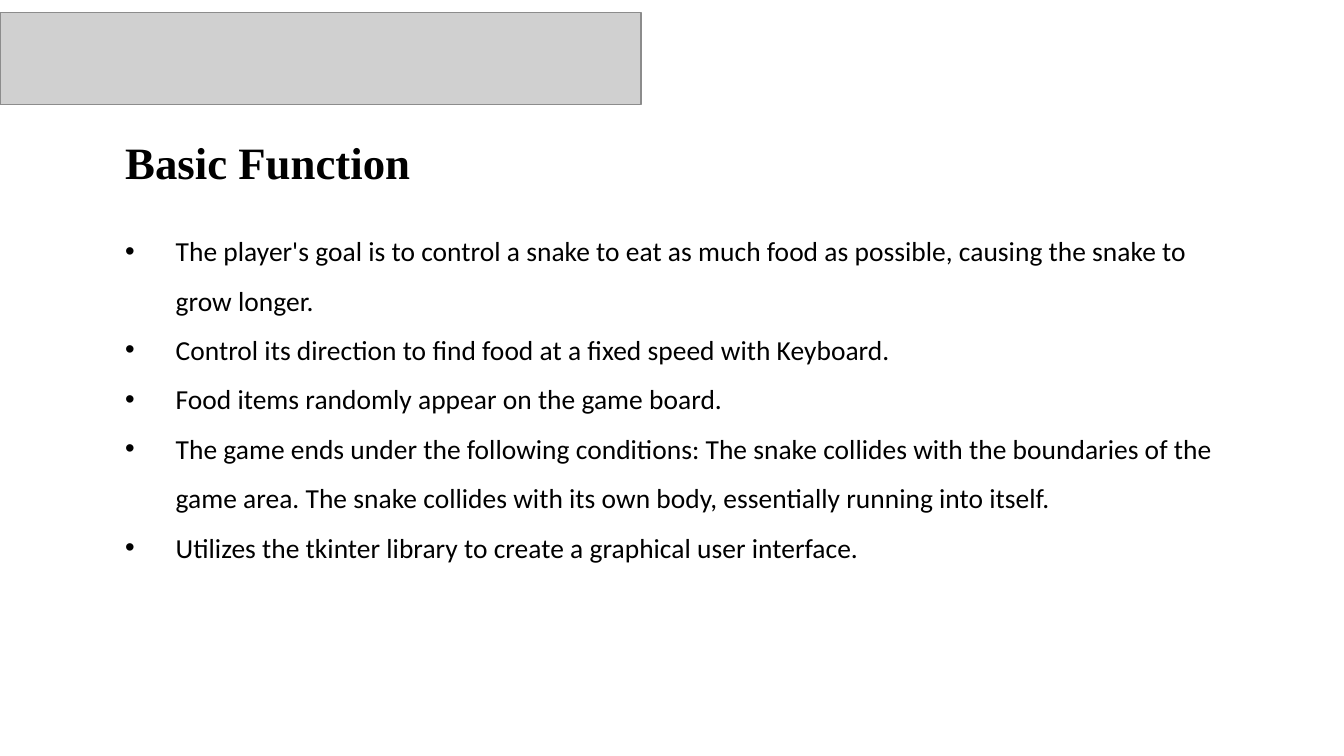
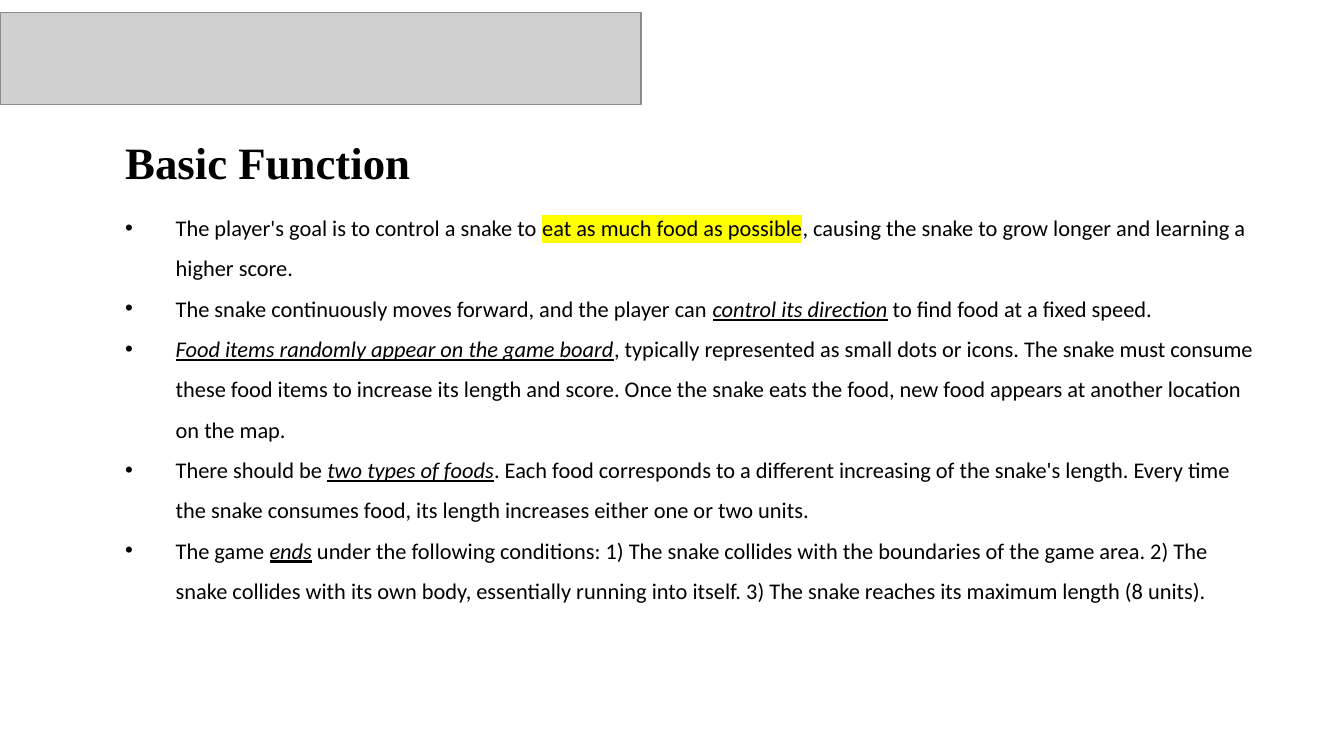
Before and after one commit to Guiliang/courses, a slide deck: slide 2 of cuhk-csc-1004/slides/CSC1004 Tutorial 8.pptx. Drawn at 1344x756 pixels with LibreOffice and Linux fonts; fonts in the diff are those of the drawing; grey boxes stand for pictures; background and template pictures are left out. Boxes give left, top, right and bottom in pixels: in the first picture for what was removed or moved away, otherwise in the second. Text is boxed around its words. In the diff, an @@ line names an element or a change of style, - is before the commit and + after.

```diff
--- a/cuhk-csc-1004/slides/CSC1004 Tutorial 8.pptx
+++ b/cuhk-csc-1004/slides/CSC1004 Tutorial 8.pptx
@@ text at [176, 217, 1252, 603]: text changed; size 14.7 to 12 pt @@
-• The player's goal is to control a snake to eat as much food as possible, causing the snake to grow longer.
-• Control its direction to find food at a fixed speed with Keyboard.
-• Food items randomly appear on the game board.
-• The game ends under the following conditions: The snake collides with the boundaries of the game area. The snake collides with its own body, essentially running into itself.
-• Utilizes the tkinter library to create a graphical user interface.
+• The player's goal is to control a snake to eat as much food as possible, causing the snake to grow longer and learning a higher score.
+• The snake continuously moves forward, and the player can control its direction to find food at a fixed speed.
+• Food items randomly appear on the game board, typically represented as small dots or icons. The snake must consume these food items to increase its length and score. Once the snake eats the food, new food appears at another location on the map.
+• There should be two types of foods. Each food corresponds to a different increasing of the snake's length. Every time the snake consumes food, its length increases either one or two units.
+• The game ends under the following conditions: 1) The snake collides with the boundaries of the game area. 2) The snake collides with its own body, essentially running into itself. 3) The snake reaches its maximum length (8 units).
```
Also in this commit, not shown: 4 other slides changed, 2 slides added, 2 other files.
